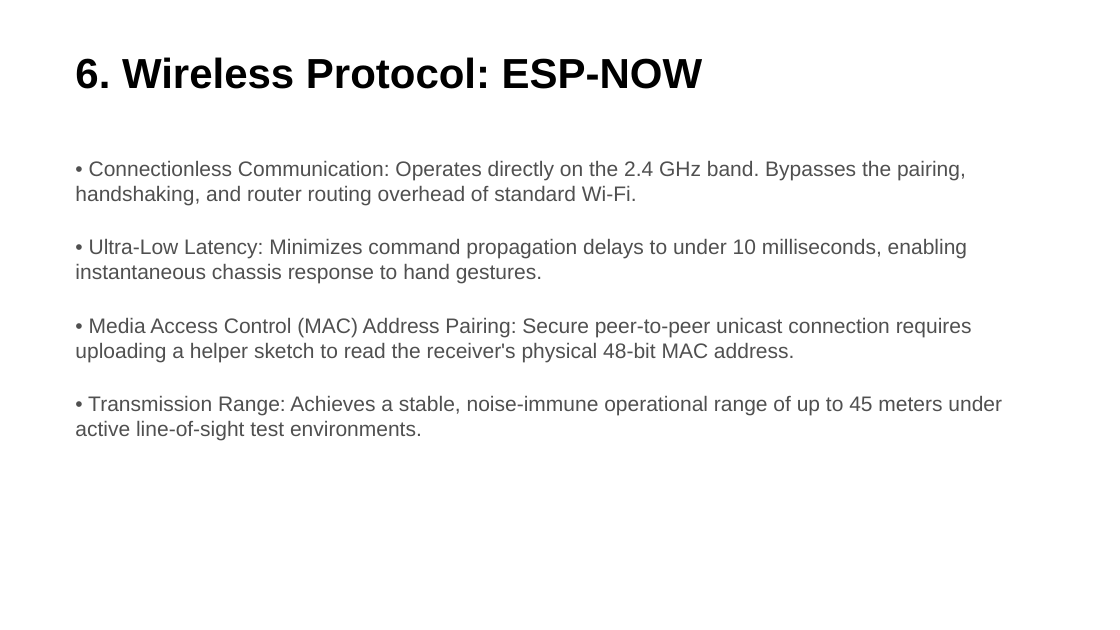
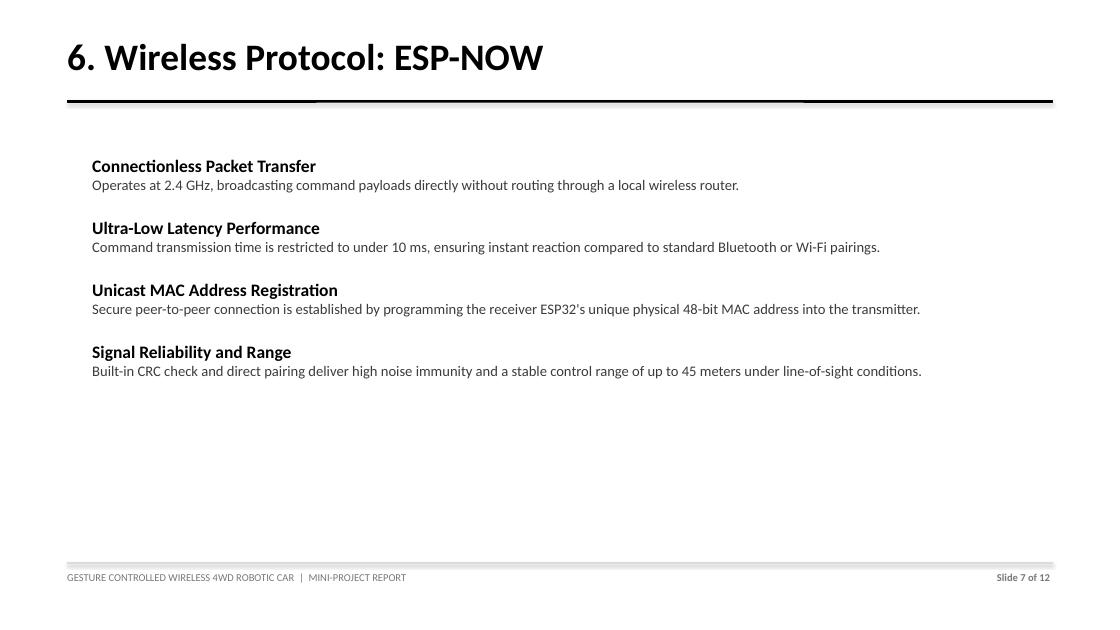
Before and after one commit to Biraj2004/Gesture-Controlled-Car, a slide deck: slide 7 of Gesture-Controlled-Car-Presentation.pptx. Drawn at 1120x630 pixels with LibreOffice and Linux fonts; fonts in the diff are those of the drawing. Boxes give left, top, right and bottom in pixels: in the first picture for what was removed or moved away, otherwise in the second. Text is boxed around its words. In the diff, an @@ line names an element or a change of style, - is before the commit and + after.

```diff
--- a/Gesture-Controlled-Car-Presentation.pptx
+++ b/Gesture-Controlled-Car-Presentation.pptx
@@ text "6. Wireless Protocol: ESP-NOW": place and size @@
-text "6. Wireless Protocol: ESP-NOW" at [75,57,702,89]
+text "6. Wireless Protocol: ESP-NOW" at [67,43,543,71]
@@ text "6. Wireless Protocol: ESP-NOW" at [67,43,543,71]: size 36 to 32 pt, font Arial to Calibri @@
@@ rectangle added at [67,101,1053,102], fill #000000, outline #000000 0.75 pt @@
@@ text at [92,159,922,379]: text changed; size 18 to 12.5 pt; font Arial to Calibri; text colour #505050 to #3C3C3C @@
-• Connectionless Communication: Operates directly on the 2.4 GHz band. Bypasses the pairing, handshaking, and router routing overhead of standard Wi-Fi.
-• Ultra-Low Latency: Minimizes command propagation delays to under 10 milliseconds, enabling instantaneous chassis response to hand gestures.
-• Media Access Control (MAC) Address Pairing: Secure peer-to-peer unicast connection requires uploading a helper sketch to read the receiver's physical 48-bit MAC address.
-• Transmission Range: Achieves a stable, noise-immune operational range of up to 45 meters under active line-of-sight test environments.
+Connectionless Packet Transfer
+Operates at 2.4 GHz, broadcasting command payloads directly without routing through a local wireless router.
+Ultra-Low Latency Performance
+Command transmission time is restricted to under 10 ms, ensuring instant reaction compared to standard Bluetooth or Wi-Fi pairings.
+Unicast MAC Address Registration
+Secure peer-to-peer connection is established by programming the receiver ESP32's unique physical 48-bit MAC address into the transmitter.
+Signal Reliability and Range
+Built-in CRC check and direct pairing deliver high noise immunity and a stable control range of up to 45 meters under line-of-sight conditions.
@@ rectangle added at [67,563,1053,564], fill #DCDCDC, outline #DCDCDC 0.75 pt @@
@@ text added at [67,574,406,581], 9 pt, text #787878 @@
+GESTURE CONTROLLED WIRELESS 4WD ROBOTIC CAR | MINI-PROJECT REPORT
@@ text added at [997,573,1050,581], 9 pt, text #787878, bold @@
+Slide 7 of 12
```
Also in this commit, not shown: 10 other slides changed, 1 slide added, 1 slide removed, 2 other files.
